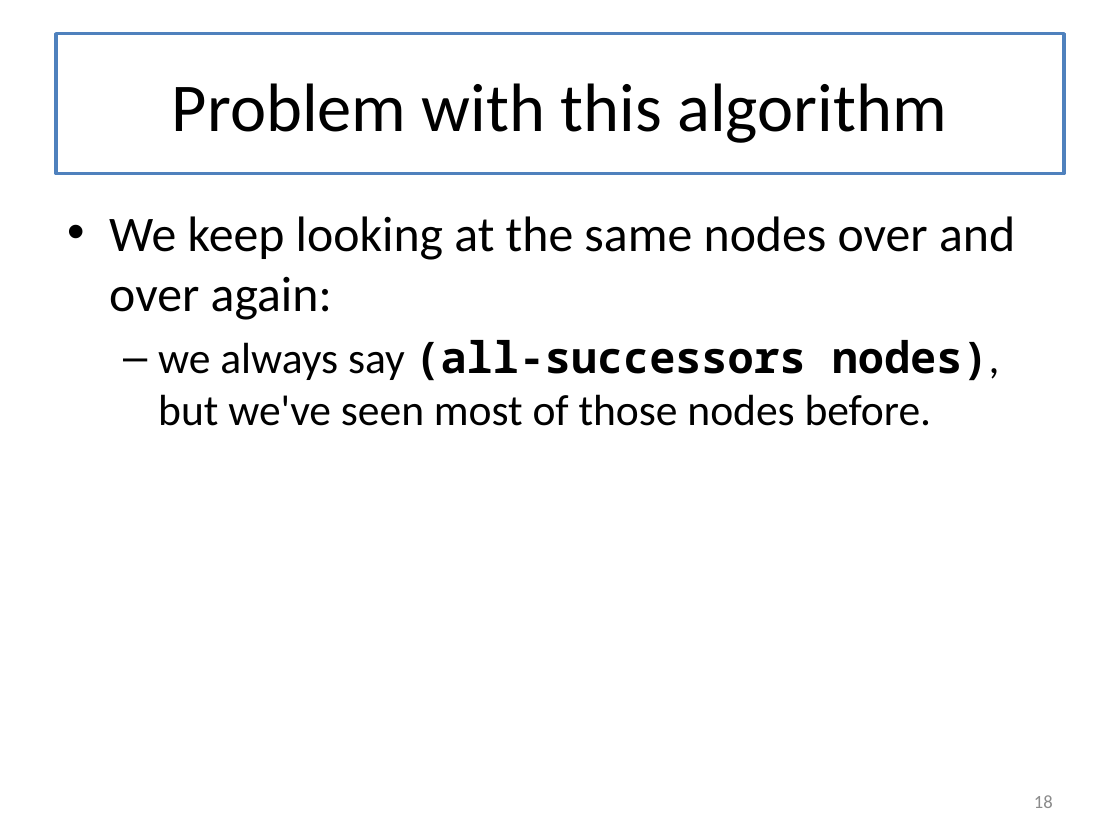
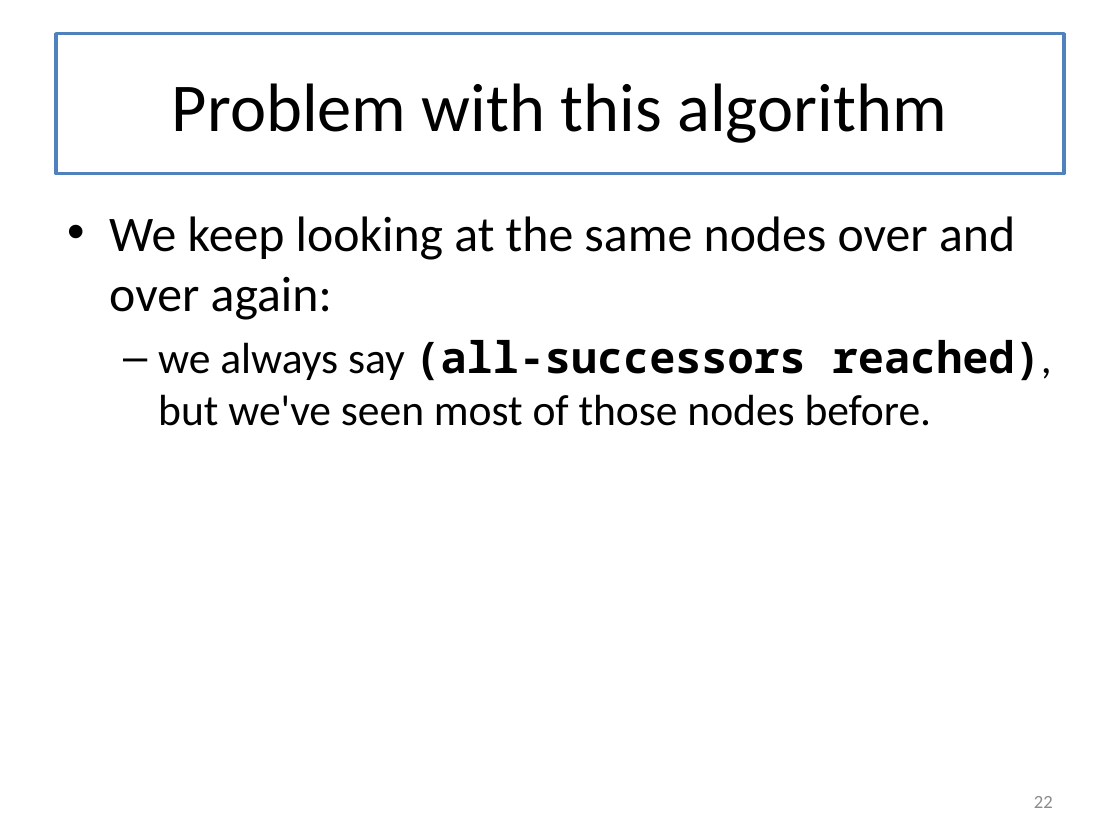
Before and after one commit to mwand/cs5010f16, a slide deck: slide 22 of Slides/Lesson 8.5 Searching in a Graph.pptx (slide 18 before the commit). Drawn at 1120x840 pixels with LibreOffice and Linux fonts; fonts in the diff are those of the drawing. Boxes give left, top, right and bottom in pixels: in the first picture for what was removed or moved away, otherwise in the second. Text is boxed around its words. In the diff, an @@ line names an element or a change of style, - is before the commit and + after.

```diff
--- a/Slides/Lesson 8.5 Searching in a Graph.pptx
+++ b/Slides/Lesson 8.5 Searching in a Graph.pptx
@@ text at (158, 340, 1052, 426): text changed @@
-  – we always say (all-successors nodes), but we've seen most of those nodes before.
+  – we always say (all-successors reached), but we've seen most of those nodes before.
@@ page number at (1034, 796, 1053, 808): text changed @@
-18
+22
```
Also in this commit, not shown: 11 other slides changed, 10 slides added, 1 slide removed, 2 other files.
